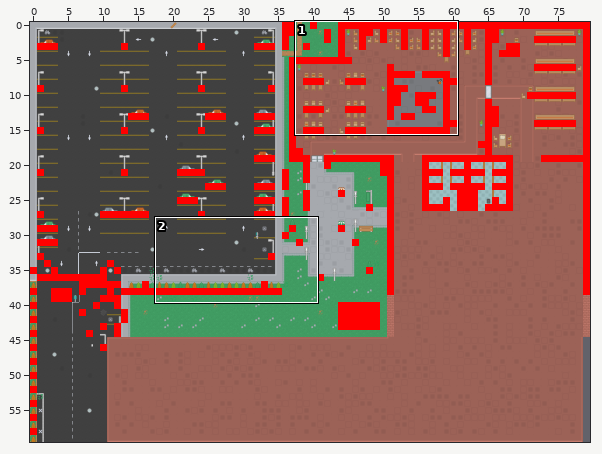
Tiled map -- app/assets/MapLib.tmx. Above, an overview of the earlier version with the close-up marked.
Close-up. The starting point:
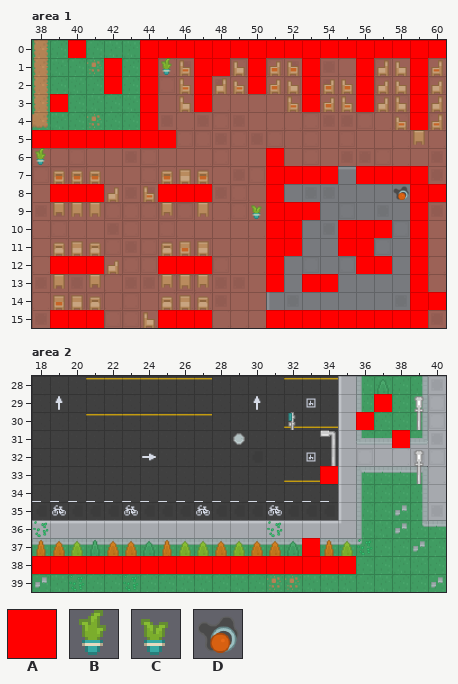
Cells are 64x64 px. Shown: area 1 x 38..60, y 0..15; area 2 x 18..40, y 28..39. The commit also changed other parts of the map, which this record leaves out.
Key: from "Collision": A 0; from "Indoor": B 16, C 17; from "Shooter": D 318.
_ is an empty cell.
Layers that did not change in this view are not listed.
Layer "Collision" before, area 1, first column x 38:
 0 __A___AAAAAAAAAAAAAAAAA
 1 ____A_A__AA_A__A__A__A_
 2 ____A_A__A__A__A__A__A_
 3 _A____A__A_____A__A__A_
 4 ______A______________A_
 5 AAAAAAAA_______________
 6 _____________A_________
 7 _____________AAAA_AAAA_
 8 _AAA___AAA___A_______AA
 9 _____________AAA_____A_
10 _____________AA__AAA_A_
11 _____________AA__AA__A_
12 _AAA___AAA___A____AA_A_
13 _____________A_AA____A_
14 _____________________AA
15 _AAA___AAA___AAAAAAAAA_
Layer "Collision" before, area 2, first column x 18:
28 _______________________
29 ___________________A___
30 __________________A____
31 ____________________A__
32 _______________________
33 ________________A______
34 _______________________
35 _______________________
36 _______________________
37 _______________A_______
38 AAAAAAAAAAAAAAAAAA_____
39 _______________________
After the commit:
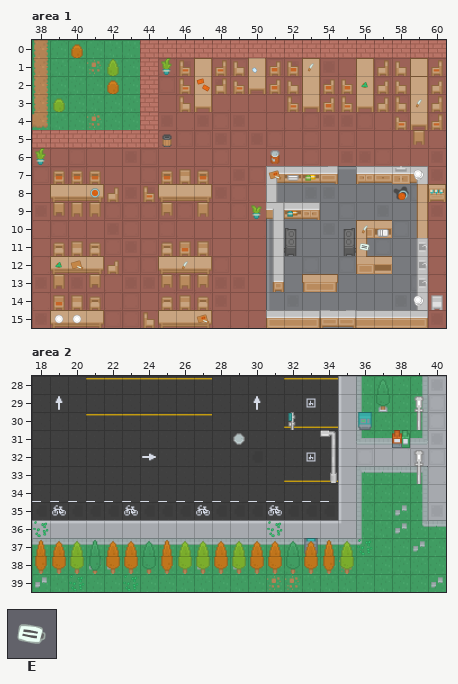
Further tiles: from "Shooter": E 268.
From old to new:
Layer "Ontop", area 1:
There is now tile E in row 11 at x 56.
Layer "Collision" (now hidden), area 1:
Tile A is removed in row 0 at x 40 and 44 to 60; in row 1 at x 42, 44, 47 to 48, 50, 53, 56 and 59; in row 2 at x 42, 44, 47, 50, 53, 56 and 59; in row 3 at x 39, 44, 47, 53, 56 and 59; in row 4 at x 44 and 59; in row 5 at x 38 to 45.
Tile A is removed in row 6 at x 51; in row 7 at x 51 to 54 and 56 to 59; in row 8 at x 39 to 41, 45 to 47, 51 and 59 to 60; in row 9 at x 51 to 53 and 59; in row 10 at x 51 to 52, 55 to 57 and 59; in row 11 at x 51 to 52, 55 to 56 and 59.
Tile A is removed in row 12 at x 39 to 41, 45 to 47, 51, 56 to 57 and 59; in row 13 at x 51, 53 to 54 and 59; in row 14 at x 59 to 60; in row 15 at x 39 to 41, 45 to 47 and 51 to 59.
Layer "Collision" (now hidden), area 2:
Tile A is removed in row 29 at x 37; in row 30 at x 36; in row 31 at x 38; in row 33 at x 34; in row 37 at x 33; in row 38 at x 18 to 35.
